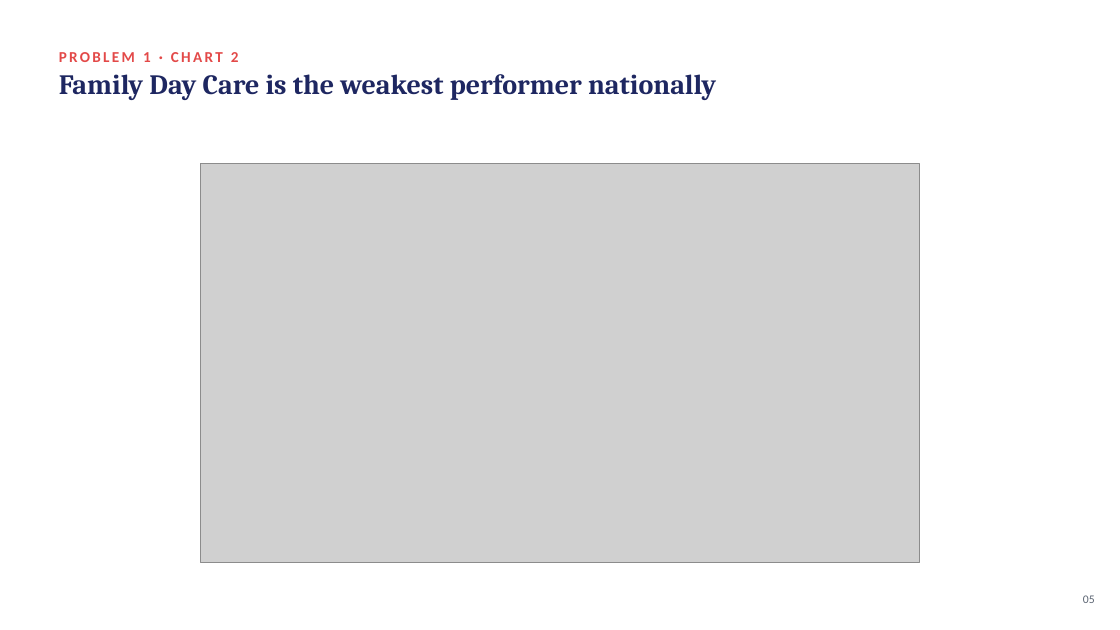
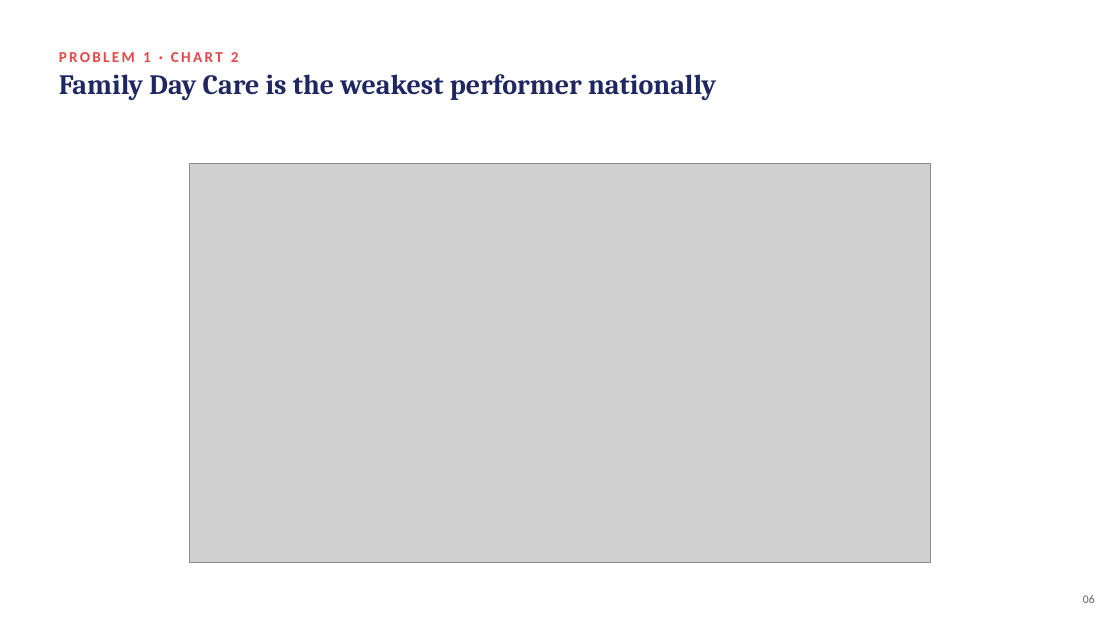
Before and after one commit to martvanhoorn2003-svg/Mart, a slide deck: slide 6 of ACECQA_Presentation.pptx (slide 5 before the commit). Drawn at 1120x630 pixels with LibreOffice and Linux fonts; fonts in the diff are those of the drawing; grey boxes stand for pictures. Boxes give left, top, right and bottom in pixels: in the first picture for what was removed or moved away, otherwise in the second. Text is boxed around its words. In the diff, an @@ line names an element or a change of style, - is before the commit and + after.

```diff
--- a/ACECQA_Presentation.pptx
+++ b/ACECQA_Presentation.pptx
@@ picture: place and size @@
-picture at <box>201,164,919,563</box>
+picture at <box>190,164,930,563</box>
@@ text at <box>1083,595,1095,603</box>: text changed @@
-05
+06
```
Also in this commit, not shown: 16 other slides changed, 1 slide added.
